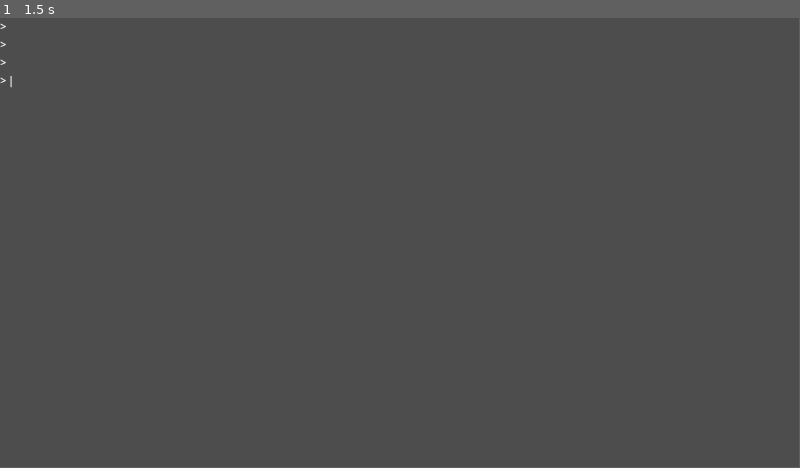
Above: before the commit, frame 1.
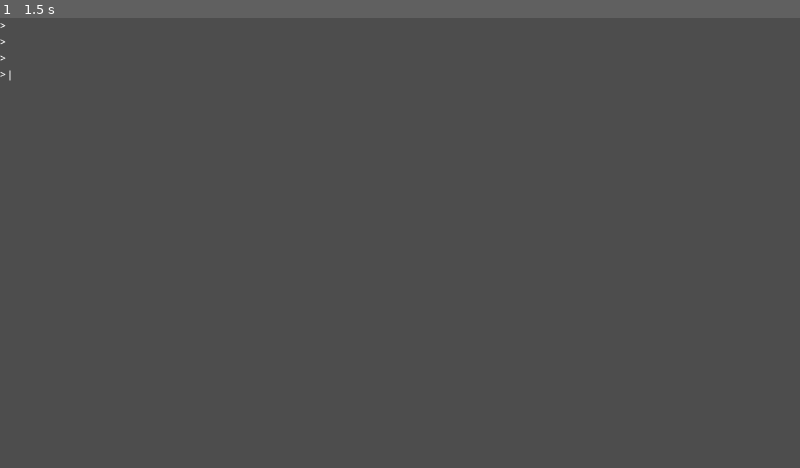
Above: after the commit, the same moment.

Repository: huhthatsnice/Square-Games
Game: Godot game, scene res://scenes/menu.tscn
The game is run twice, just before and just after one commit, with the same random seed, the same clock (stepped at 60 frames per second) and the same inputs. This scene is started directly instead of the project's main scene.
Inputs:
- Up to frame 1 (1.5 s): tap Enter at 0.5, 0.8, 1.35 s; hold Right 0.53-1.28 s; tap Backspace at 0.6 s; tap Space at 1.25 s; hold Left from 1.28 s (still down)
In our replay, the window is 799x449 before the commit and 800x450 after it. These sizes can differ from the game's own. Grey fills any space a smaller window leaves; there, only what the larger window draws over its background counts as a difference.

The runs differ from the first frame. In frame 1, less than 0.1% of the frame differs, in the area x 0-2%, y 1-16%.

Commit message:
holy reorganization

Diff:
--- a/project.godot
+++ b/project.godot
@@ -11,8 +11,14 @@
 [application]
 
 config/name="SSCS"
+config/version="0.1"
 run/main_scene="uid://bvu7fbyxi5nab"
+config/use_custom_user_dir=true
+config/custom_user_dir_name="SSCS"
 config/features=PackedStringArray("4.4", "Forward Plus", "Redot")
+boot_splash/bg_color=Color(0, 0, 0, 1)
+boot_splash/show_image=false
+boot_splash/use_filter=false
 config/icon="res://assets/branding/icon.svg"
 
 [audio]
@@ -21,7 +27,7 @@
 
 [autoload]
 
-SSCS="*res://scripts/SSCS.gd"
+SSCS="*res://scripts/singletons/SSCS.gd"
 
 [debug]
 
@@ -29,7 +35,10 @@
 
 [display]
 
+window/size/viewport_width=1280
+window/size/viewport_height=720
 window/stretch/aspect="ignore"
+window/vsync/vsync_mode=0
 
 [dotnet]
 
@@ -38,3 +47,11 @@
 [editor_plugins]
 
 enabled=PackedStringArray()
+
+[file_customization]
+
+folder_colors={
+"res://assets/": "red",
+"res://scenes/": "purple",
+"res://scripts/": "blue"
+}
--- a/scenes/game.tscn
+++ b/scenes/game.tscn
@@ -1,6 +1,6 @@
 [gd_scene load_steps=2 format=3 uid="uid://dxie0udrkwq8l"]
 
-[ext_resource type="Script" uid="uid://cpvhaddtqbkgb" path="res://scripts/NoteHandler.gd" id="1_uwrxv"]
+[ext_resource type="Script" uid="uid://cpvhaddtqbkgb" path="res://scripts/classes/NoteHandler.gd" id="1_uwrxv"]
 
 [node name="Game" type="Node3D"]
 
--- a/scenes/menu.tscn
+++ b/scenes/menu.tscn
@@ -1,7 +1,7 @@
-[gd_scene load_steps=5 format=3 uid="uid://bvu7fbyxi5nab"]
+[gd_scene load_steps=5 format=3 uid="uid://kvgxw6len3g5"]
 
 [ext_resource type="Script" uid="uid://0lufbwn5daio" path="res://scripts/menu.gd" id="1_yqjtg"]
-[ext_resource type="Script" uid="uid://fpdfqibiw5d7" path="res://scripts/Terminal.gd" id="2_lnu2h"]
+[ext_resource type="Script" uid="uid://fpdfqibiw5d7" path="res://scripts/terminal.gd" id="2_lnu2h"]
 
 [sub_resource type="SystemFont" id="SystemFont_noarx"]
 subpixel_positioning = 0
@@ -9,7 +9,7 @@
 [sub_resource type="LabelSettings" id="LabelSettings_a0tk4"]
 font = SubResource("SystemFont_noarx")
 
-[node name="Men" type="Control"]
+[node name="Menu" type="Control"]
 layout_mode = 3
 anchors_preset = 0
 script = ExtResource("1_yqjtg")
--- a/scenes/prefabs/note.tscn
+++ b/scenes/prefabs/note.tscn
@@ -1,7 +1,7 @@
 [gd_scene load_steps=4 format=3 uid="uid://dryxx5kj0yjb0"]
 
 [ext_resource type="ArrayMesh" uid="uid://hivf8c2sjwfg" path="res://assets/meshes/Rounded.obj" id="1_5ueft"]
-[ext_resource type="Script" uid="uid://bl57d1nx6g2kg" path="res://scripts/Note.gd" id="1_qg57c"]
+[ext_resource type="Script" uid="uid://cs75yljb0w6bw" path="res://scripts/classes/Note.gd" id="1_qg57c"]
 
 [sub_resource type="StandardMaterial3D" id="StandardMaterial3D_0fjeg"]
 shading_mode = 0
--- a/scripts/MapLoader.gd
+++ /dev/null
@@ -1,37 +0,0 @@
-extends Node
-class_name MapLoader
-
-enum MapType {
-	Native,
-}
-
-class Map:
-	var mapType:MapType
-	var path:String
-	var rawData:String
-	var data:Array
-	var audio:AudioStream
-
-static func _parse_data(data:String) -> Array:
-	var outdata:Array = []
-
-	for v:String in data.split(","):
-		var split:PackedStringArray = v.split("|")
-		outdata.append([split[0].to_int(),split[1].to_int(),split[2].to_int()])
-
-	return outdata
-
-static func from_path_native(path:String) -> Map:
-	var newMap:Map = Map.new()
-
-	var audio:AudioStream = load(path+"/audio.mp3")
-	var rawdata:String = FileAccess.get_file_as_string(path+"/data.txt")
-	var data:Array =  _parse_data(rawdata)
-
-	newMap.mapType=MapType.Native
-	newMap.path=path
-	newMap.audio=audio
-	newMap.rawData=rawdata
-	newMap.data=data
-
-	return newMap
--- a/scripts/Note.gd
+++ /dev/null
@@ -1,17 +0,0 @@
-extends MeshInstance3D
-class_name Note
-
-var note_id:int = 0
-var color:Color
-var pos:Vector2
-var t:float
-
-func _ready() -> void:
-	if color==null:
-		color=SSCS.derived.ColorSet[note_id%len(SSCS.derived.ColorSet)]
-
-	var material:StandardMaterial3D = self.get_surface_override_material(0).duplicate()
-
-	material.albedo_color = color
-
-	self.set_surface_override_material(0, material)
--- a/scripts/NoteHandler.gd
+++ /dev/null
@@ -1,15 +0,0 @@
-extends Node3D
-class_name NoteHandler
-
-var notes:Array=[]
-const note_base:PackedScene = preload("res://scenes/prefabs/note.tscn")
-
-
-static func create_note(p:Vector2,t:float):
-	var newNote:Note = NoteBase.instantiate()
-
-	newNote.pos=p
-	newNote.t=t
-
-static func check() -> void:
-	for note:Note in Notes:
--- a/scripts/SSCS.gd
+++ /dev/null
@@ -1,17 +0,0 @@
-extends Node3D
-
-var settings:Dictionary = {
-	ApproachRate=100,
-	ApproachDistance=50,
-	ColorSet="0xffffff,0x80ff80"
-};
-var derived:Dictionary = {
-	ColorSet=[]
-}
-
-func updateDerivedSettings() -> void:
-	derived.ColorSet.clear()
-	var i:int = 0
-	for v:String in settings.ColorSet.split(","):
-		derived.ColorSet[i]=Color.from_string(v,Color.WHITE)
-		i+=1
--- /dev/null
+++ b/scripts/classes/MapLoader.gd
@@ -0,0 +1,47 @@
+extends Node
+class_name MapLoader
+
+enum MapType {
+	Native,
+}
+
+class Map:
+	var map_type: MapType
+	var path: String
+	var raw_data: String
+	var data: Array
+	var audio: AudioStream
+
+class NoteDataMinimal:
+	var x: float
+	var y: float
+	var t: int
+
+	func _init(x_arg: float, y_arg: float, t_arg: int) -> void:
+		x = x_arg
+		y = y_arg
+		t = t_arg
+
+static func _parse_data(data: String) -> Array[NoteDataMinimal]:
+	var output_data: Array[NoteDataMinimal] = []
+
+	for v:String in data.split(","):
+		var split: PackedStringArray = v.split("|")
+		output_data.append(NoteDataMinimal.new(split[0].to_float(), split[1].to_float(), split[2].to_int()))
+
+	return output_data
+
+static func from_path_native(path:String) -> Map:
+	var new_map: Map = Map.new()
+
+	var audio: AudioStream = load("%s/audio.mp3" % path)
+	var raw_data: String = FileAccess.get_file_as_string("%s/data.txt" % path)
+	var data: Array =  _parse_data(raw_data)
+
+	new_map.map_type = MapType.Native
+	new_map.path = path
+	new_map.audio = audio
+	new_map.raw_data = raw_data
+	new_map.data = data
+
+	return new_map
--- /dev/null
+++ b/scripts/classes/Note.gd
@@ -0,0 +1,17 @@
+extends MeshInstance3D
+class_name Note
+
+var note_id: int = 0
+var color: Color
+var pos: Vector2
+var t: float
+
+func _ready() -> void:
+	if color == null:
+		color = SSCS.derived.ColorSet[note_id % len(SSCS.derived.ColorSet)]
+
+	var material: StandardMaterial3D = self.get_surface_override_material(0).duplicate()
+
+	material.albedo_color = color
+
+	self.set_surface_override_material(0, material)
--- /dev/null
+++ b/scripts/classes/NoteHandler.gd
@@ -0,0 +1,16 @@
+extends Node3D
+class_name NoteHandler
+
+var notes: Array[Note] = []
+const note_base: PackedScene = preload("res://scenes/prefabs/note.tscn")
+
+
+static func create_note(pos: Vector2, t: float) -> void:
+	var new_note: Note = note_base.instantiate()
+
+	new_note.pos = pos
+	new_note.t = t
+
+func check() -> void:
+	for note: Note in notes:
+		pass
--- a/scripts/menu.gd
+++ b/scripts/menu.gd
@@ -3,7 +3,7 @@
 
 func _ready() -> void:
 	#make sure directories exist
-	DirAccess.make_dir_recursive_absolute("user://maps")
+	DirAccess.make_dir_absolute("user://maps")
 
 	#set up commands
 	%Terminal.line_entered.connect(func(line:String)->void:
--- /dev/null
+++ b/scripts/singletons/SSCS.gd
@@ -0,0 +1,14 @@
+extends Node3D
+
+class Settings:
+	var approach_rate: float = 100.0
+	var spawn_distance: float = 50.0
+	var color_set: Array[Color] = [
+		Color.from_string("#ffffff", Color.WHITE),
+		Color.from_string("#80ff80", Color.WHITE),
+	]
+
+var settings: Settings = Settings.new()
+
+func _ready() -> void:
+	pass
--- a/scripts/terminal.gd
+++ b/scripts/terminal.gd
@@ -1,22 +1,22 @@
 extends Label
 
-const allowedCharacters = "ABCDEFGHIJKLMNOPQRSTUVWXYZ1234567890 "
+const character_whitelist: String = "ABCDEFGHIJKLMNOPQRSTUVWXYZ1234567890 "
 
-var acceptingInput:bool = true
-var consoleText:String = ""
-var currentInput:String = ""
+var is_accepting_input: bool = true
+var console_text:String = ""
+var current_input: String = ""
 
-var cursor:int = 0
-var selectionStart:int = cursor
-var selectionEnd:int = cursor
+var cursor: int = 0
+var selection_start: int = cursor
+var selection_end: int = cursor
 
 signal line_entered
 
 func print_console(txt:String) -> void:
-	consoleText+=txt
+	console_text += txt
 
 func update_console() -> void:
-	self.text=consoleText+">"+currentInput.insert(cursor,"❘")
+	self.text=console_text+">"+current_input.insert(cursor,"❘")
 
 func _ready() -> void:
 	update_console()
@@ -28,35 +28,36 @@
 	)
 
 func _input(event:InputEvent) -> void:
-	if not acceptingInput:
+	if not is_accepting_input:
 		return
 	if event.is_pressed():
 		if event is InputEventKey:
-			var keylabel:int = event.key_label
+			var keylabel: int = event.key_label
 			#print(keylabel)
 
-			if OS.is_keycode_unicode(keylabel) and allowedCharacters.contains(char(keylabel)):
-				var key:String = char(keylabel)
-				if key=="V" and event.ctrl_pressed:
-					key=DisplayServer.clipboard_get()
+			if OS.is_keycode_unicode(keylabel) and character_whitelist.contains(char(keylabel)):
+				var key: String = char(keylabel)
+				if key == "V" and event.ctrl_pressed:
+					key = DisplayServer.clipboard_get()
 				elif not event.shift_pressed:
 					key = key.to_lower()
-				currentInput=currentInput.insert(cursor,key)
-				cursor=clamp(cursor+1,0,len(currentInput))
+				current_input = current_input.insert(cursor, key)
+				cursor = clamp(cursor + 1, 0, len(current_input))
 
-			elif keylabel==KEY_BACKSPACE:
-				currentInput = currentInput.erase(cursor-1,1)
-				cursor=clamp(cursor-1,0,len(currentInput))
+			else:
 
-			elif keylabel==KEY_ENTER:
-				consoleText+=">"+currentInput+"\n"
-				line_entered.emit(currentInput)
-				currentInput=""
-				cursor=0
-
-			elif keylabel==KEY_LEFT:
-				cursor=clamp(cursor-1,0,len(currentInput))
-			elif keylabel==KEY_RIGHT:
-				cursor=clamp(cursor+1,0,len(currentInput))
+				match keylabel:
+					KEY_BACKSPACE:
+						current_input = current_input.erase(cursor - 1, 1)
+						cursor = clamp(cursor - 1, 0, len(current_input))
+					KEY_ENTER:
+						console_text += ">" + current_input + "\n"
+						line_entered.emit(current_input)
+						current_input = ""
+						cursor = 0
+					KEY_LEFT:
+						cursor = clamp(cursor - 1, 0, len(current_input))
+					KEY_RIGHT:
+						cursor = clamp(cursor + 1, 0, len(current_input))
 
 			update_console()
Not shown, removed: scripts/Note.gd.uid
Not shown, removed: scripts/SSCS.gd.uid
Renamed: scripts/MapLoader.gd.uid -> scripts/classes/MapLoader.gd.uid
Not shown, added: scripts/classes/Note.gd.uid
Renamed: scripts/NoteHandler.gd.uid -> scripts/classes/NoteHandler.gd.uid
Not shown, added: scripts/singletons/SSCS.gd.uid
